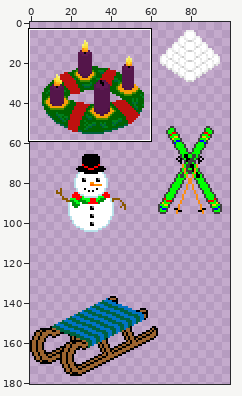
A sprite sheet gets an edit: Assets/FuerWinter/Winterdeko.png. Above, an overview of the earlier version with the close-up marked.
Close-up. As it was:
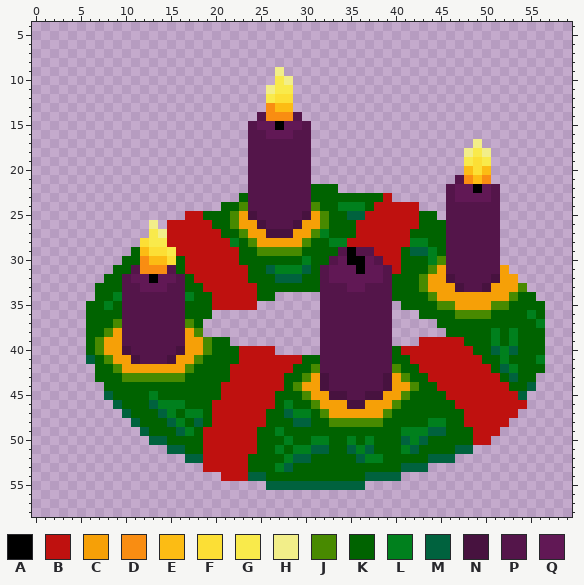
The file is 256x256 pixels. Shown: x 0..59, y 4..58. The wide view leaves out empty margins.
Palette (. is transparent): A #000000  B #bf110f  C #f6a007  D #f98d12  E #fcbc14  F #fcdf35  G #f9ea4b  H #f2ee89  J #488a00  K #006300  L #00801d  M #00623e  N #47123f  P #54154a  Q #611855
Pixels before (only the part around the change), first column x 1:
 4 ...........................................................
 5 ...........................................................
 6 ...........................................................
 7 ...........................................................
 8 ...........................................................
 9 ..........................H................................
10 ..........................GH...............................
11 .........................HGG...............................
12 .........................GFF...............................
13 .........................DEE...............................
14 ........................PDDDP..............................
15 .......................PQQAQQP.............................
16 .......................PPQQQPP.............................
17 .......................PPPPPPP..................H..........
18 .......................PPPPPPP.................HGH.........
19 .......................PPPPPPP.................GFG.........
20 .......................PPPPPPP.................EFE.........
21 .......................PPPPPPP................PDED.........
22 .......................PPPPPPPKKK............PQQAQP........
23 ......................KPPPPPPPKKKKKKKKB......PQQQQP........
24 ....................KKJPPPPPPPJKKLLLKBBBBB...PPPPPP........
25 ................BBKKKJCNPPPPPNCJKKMMBBBBBBKK.PPPPPP........
26 ............H.BBBBBKKJCCNPPPNCCJKKKBBBBBBBKKKPPPPPP........
27 ............GHBBBBBBKKJCCNNNCCJLKKKBBBBBBKKKKPPPPPP........
28 ...........FGGBBBBBBBLKJCCCCCJKKLLBBBBBBBLLKKPPPPPP........
29 ..........KEFFGBBBBBBBKKJJJJJKKKKPAPPBBBKMMLKPPPPPP........
30 .........KKDEEFKBBBBBBKKKKKKKLKKPQAAQPBBKKKLJPPPPPP........
31 ........KKPDDDPKBBBBBBBKKMLLLMKPQQQAQQPBKKKJCPPPPPPC.......
32 .......KKPQQAQQPKBBBBBBKKKMMMKKPQQQQQQPKKKJCCNPPPPNCC......
33 ......KKKPPQQQPPKKBBBBBBKKKKKKKPPPQQPPPKKKJCCCNPPNCCCJ.....
34 ......KKLPPPPPPPLKKBBBBBKK.....PPPPPPPPKKKKJCCCCCCCCJKK....
35 .....KKLKPPPPPPPKKKBBBBB.......PPPPPPPP.KKKKJJCCCCJJKKKK...
36 .....KKKKPPPPPPPKKK............PPPPPPPP...KKKKJJJJKKKKLK...
37 .....KKKJPPPPPPPJK.............PPPPPPPP.....KKKKKKKKKKKL...
38 .....KKJCPPPPPPPCJ.............PPPPPPPP......KKKKKLKLKKK...
39 .....KJCCPPPPPPPCCJKK..........PPPPPPPP...BBBBBKKKLKLKKK...
40 .....KJCCNPPPPPNCCJKKKBBBB.....PPPPPPPPKBBBBBBBBKKMLMKKK...
41 .....MKJCCNPPPNCCJKKKKBBBBBBBKKPPPPPPPPKKBBBBBBBBKKLKKKL...
42 ......KKJCCCCCCCJKKKKBBBBBBBKKJPPPPPPPPJKKBBBBBBBBKMLKKK...
43 ......KKKJJJJJJJKKKKKBBBBBBKKJCNPPPPPPNCJKKBBBBBBBBKMKK....
44 .......KKKKKKKKKKKKKBBBBBBBKJCCNPPPPPPNCCJKKBBBBBBBBKKM....
45 .......MKKKKLKKKKKKKBBBBBBKKKJCCNNPPNNCCJKKKKBBBBBBBBM.....
46 ........MKKKMLLLKKKBBBBBBBKLKKJCCCNNCCCJKKKKKKBBBBBBBB.....
47 .........MKKKMLKLLKBBBBBBKKMLLKJCCCCCCJKKKKKKKKBBBBBB......
48 ..........MKKKMLKMKBBBBBBKKKMMKKJJJJJJKKKKKLLKKBBBBB.......
49 ...........MKKKMLKBBBBBBKKLKKKKKKKKKKKKKLLLMMKKKBBB........
50 ............MMKKKKBBBBBBKKKLKKLLKKLKLKKKMLMKKKKKBB.........
51 ..............MMKKBBBBBBKKLKLLMMKKMLMKKKLMKKKKMM...........
52 ................MMBBBBBKKKKLMMKKKKKMLLKKKKKMMM.............
53 ..................BBBBBKKKLMKKKKKKKKKKKKMMM................
54 ....................BBBMMKKKKKKKKKKKMMMM...................
55 .........................MMMMMMMMMMM.......................
56 ...........................................................
57 ...........................................................
58 ...........................................................
After the commit:
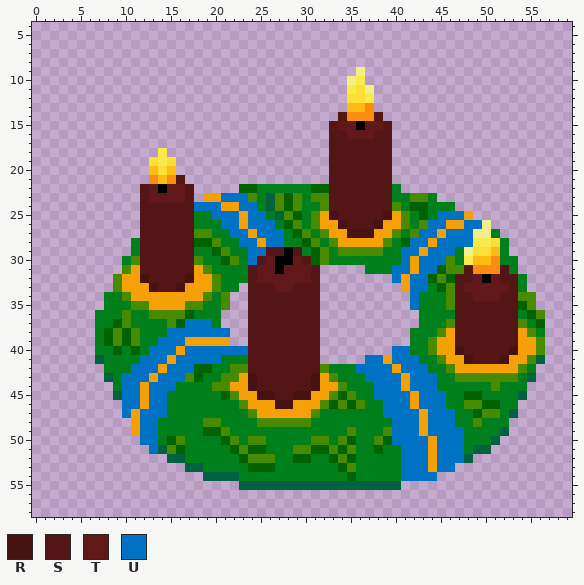
Colours new in this view: R #471212  S #541515  T #611818  U #0072c4
From old to new:
Changed rows in their new state; - is an unchanged pixel.
first column x 6:
 9 ---------------------.--------H--------------------
10 ---------------------..------HG--------------------
11 --------------------...------GFH-------------------
12 --------------------...------FFG-------------------
13 --------------------...------EED-------------------
14 -------------------.....----SDDDS------------------
15 ------------------.......--STTATTS-----------------
16 ------------------.......--SSTTTSS-----------------
17 ------------------.......--SSSSSSS---------.-------
18 --------G---------.......--SSSSSSS--------...------
19 -------FGF--------.......--SSSSSSS--------...------
20 -------EFE--------.......--SSSSSSS--------...------
21 -------DEDS-------.......--SSSSSSS-------....------
22 ------STATTS-----KKLLLLLL--SSSSSSSL-----......-----
23 ------STTTTS-CCUUUJLMJKJLJJSSSSSSSLLJJL-......-----
24 ------SSSSSSUUUCCUULMJKJLLJSSSSSSSJLKKLLL.....-----
25 ------SSSSSSLLUUU-UULMJKLJCRSSSSSRCJL-LUUUC...-----
26 ------SSSSSSLLLUU-UUULKJLJCCRSSSRCCJLJUUCCUUH.-----
27 ------SSSSSSJJLLUU-UUULKJLJCCRRRCCJLJUUCUUUHHL-----
28 -----LSSSSSSKKJL-UU-UULLKJLJCCCCCJLKUUCUUUUGGFL----
29 -----LSSSSSSLLKJLLUUSSASL-JLJJJJJLLUUCUUULHFFEL----
30 ----LJSSSSSSJLLKJLUSTAATS-JLLLLLLLLUCUUUJLGEEDLL---
31 ---.JCSSSSSSCJLLLLSTTATTTS.....LLLUUCUUKJJSDDDSL---
32 --.JCCRSSSSRCCJLLLSTTTTTTS........UCUUKJKSSTATSSL--
33 -..JCCCRSSRCCCJLL.SSSTTSSS.........CUULKJSTTTTTSL--
34 -.L-JCCCCCCCCJLJ..SSSSSSSS..........ULLLJSSTTTSSJJ-
35 ..-LLJJCCCCJJLLJ..SSSSSSSS........-.ULLL-SSSSSSS-J.
36 .LLLJLLJJJJ-LLL---SSSSSSSS........---LLLLSSSSSSSLKJ
37 .LLKJLLLLJKUUUL---SSSSSSSS........---LLLJSSSSSSSJLK
38 .LKJKJLLLUUUUUUU--SSSSSSSS........--LLLJCSSSSSSSCJL
39 .LKJKJLLUUU--CCC--SSSSSSSS........--LLJCCSSSSSSSCCJ
40 .LLKLKLUUUCUUUUUUUSSSSSSSS........UULLJCCRSSSSSRCCJ
41 .MLLLLUUUCUUUUULLLSSSSSSSS.....UUCUUULLJCCRSSSRCCJM
42 -.LLLUUU-UUU--LLJJSSSSSSSSJLLLUUUUCUUULLJCCCCCCCJL.
43 -.MLUUUCUUUJ-LLJJCRSSSSSSRCJLLLUUUUCUUULLJJJJJJJLM-
44 --.LUUCUUULLLLJJCCRSSSSSSRCCJLLLUUU-UUULLLLLLJLLL.-
45 --.MUUCUULLLLLLKJCCRRSSRR--JKJLLUUUUCUUULLKKLLLL---
46 ---.UUCUU--LLLLLLJCCCRRCCCJKJKJLLUUUCUUULLJJKKLL.--
47 ----UCUUU-L--LLLLLJCCCCCCJLLLLLLLUUUUCUUULLKJJLM---
48 -----CUULL-LLJJLLLLJJJJJJLLLLLLLLLUUUCUUULLJLLL----
49 -----CUULLL-LKKJLLLLL-LLLLLLLJLLLJUUUCUUUULLLLM----
50 ------UUL-JLLLLKJLJJLL-LLJJLJKL-J-UUUUCUUULLLM-----
51 -------UMJKLLLLLKJK-L-LJJKKJ-J-L-LLUUUCUUULMM------
52 ---------MMLLLLLLKJJJL-KKLL-J-L--LLUUUCUUUM--------
53 -----------MMLLLLL----LLLLLL-JLLLLLUUUCUU----------
54 -------------MMMMLLLLLLLLLLLL-LLLLLUUUU------------
55 -----------------MMM-----------MMMM----------------
Pixel boxes of the changes (left, top, right, bottom) in both close-ups:
changed: (86, 67, 545, 490)
